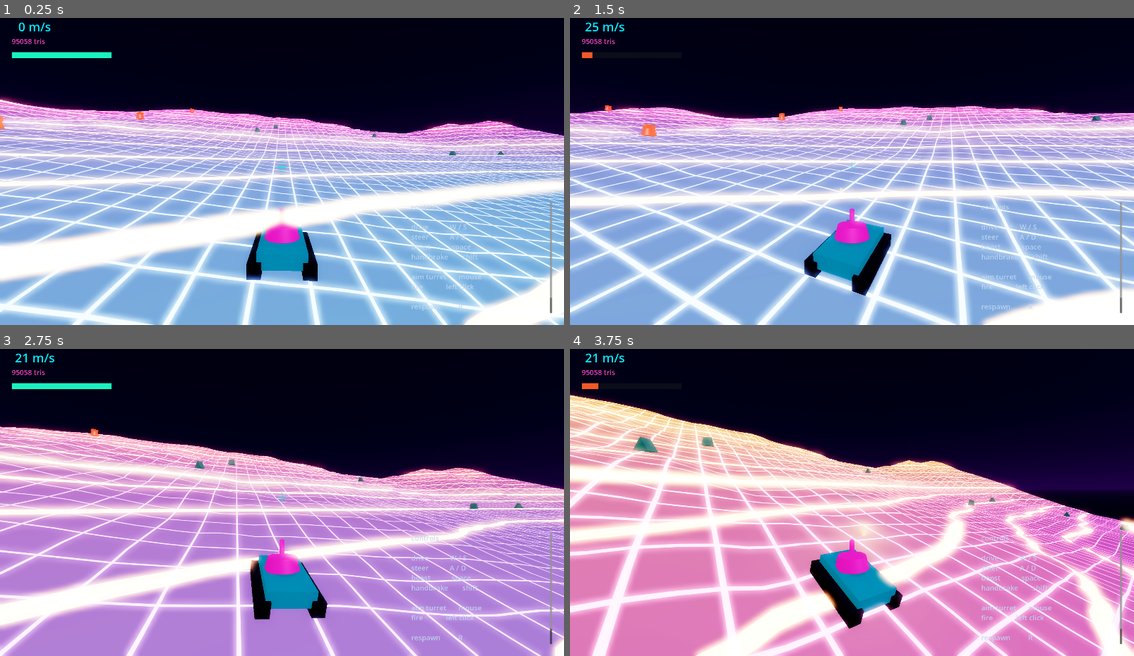
Above: before the commit, frames 1-4 (two rows, left to right).
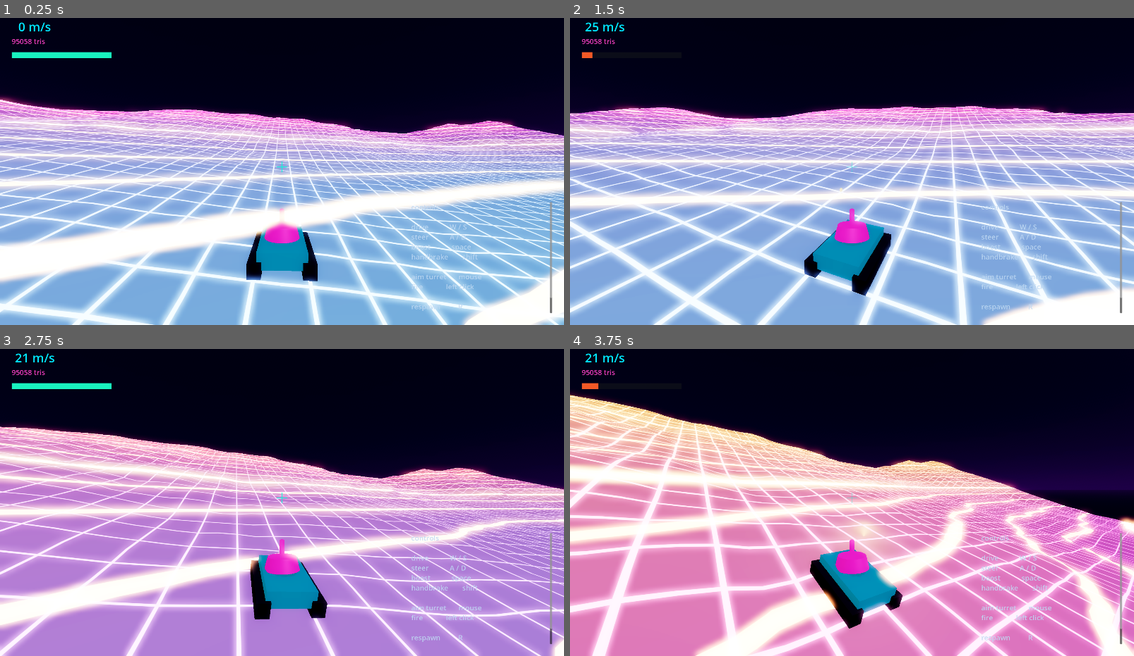
Above: after the commit, the same moments.

Repository: DawoodBhatti/psychedelic-tank-game
Game: Godot game, scene res://main.tscn
Two runs of this game, one before a commit and one after it. Both use one fixed random seed, a clock stepped at 60 frames per second and the inputs below.
Inputs (mouse positions are in pixels of both pictures, inside the frame that each line leads up to):
- Up to frame 1 (0.25 s): no input
- Up to frame 2 (1.5 s): move the mouse to (880, 165) at 0.52 s; hold Space (boost) 0.53-1.28 s; hold W (drive_forward) from 0.53 s (still down); move the mouse to (823, 168) at 1.27 s; click (823, 168) at 1.35 s
- Up to frame 3 (2.75 s): keep holding W (drive_forward); move the mouse to (293, 493) at 2.02 s; hold F (toggle_trip) from 2.03 s (still down)
- Up to frame 4 (3.75 s): keep holding W (drive_forward); move the mouse to (846, 502) at 2.77 s; release F (toggle_trip) at 2.78 s; tap Space (boost) at 2.85 s; move the mouse to (891, 502) at 3.52 s; press the mouse at (891, 502) at 3.53 s

The runs differ from the first frame. In frame 1, 0.1% of the frame differs, in the area x 0-90%, y 29-45%; in frame 2, 0.2%; in frame 3, 0.1%; in frame 4, 0.3%, in the area x 11-100%, y 28-61%.

Commit message:
S2: strip the Wild Metal Country combat scaffolding
Deletion only. Removes the enemy/prop entity scaffolding, the spawn manifest
that placed it, the two collision bits reserved for the cancelled core-retrieval
objective, and the doc rows that scheduled the work.

Gone: entities/enemy_body.gd (+ .uid), guardian_placeholder.tscn,
prop_placeholder.tscn, profiles/guardian_hull.tres; the Group_guardians /
Group_props sub-resources, their two PlacementRules and the two ext_resource
lines they used in levels/valley.tres (load_steps 13 -> 7); PICKUPS and TRIGGERS
from CollisionLayers; and foundation-plan.md's E-H rows, core-retrieval decision,
cores/gate table rows and four objective signals, replaced by a pointer to the
roadmap.

Stays for S4: Damageable, DamageProfile, SkinSlot, Spawner, TerrainAnalysis,
PlacementRule, SpawnGroup. The 5_rule and 6_group ext_resource declarations are
kept unreferenced - Array[SpawnGroup]([]) needs 6_group to resolve its element
type.

Gate met. Unmoved and bit-identical against a baseline taken at HEAD before the
first edit: chunks_total 192, terrain_triangles 95058, craters_carved 0,
explosions_spawned 0, tank_spawn_height -8.57074508368969, trip_active false,
spawn_failures 0, world extents 192.0/192.0, vertical_extent 49.06. Spawn
counters to zero: entities_spawned 17 -> 0, enemies_alive 5 -> 0, enemies_total
5 -> 0, spawn_manifest.size() 2 -> 0, both clearances to the inf sentinel.

The empty manifest is the valley's, not main.gd:181's fallback: level's
resource_path is res://levels/valley.tres, with field/surface_material/
environment all resolving where a default LevelDef has null, and errors=0
proving that branch's push_error never fired.

Tests 1-6 green. check_resources 12 -> 9 checked, 0 failed. No orphan .uid.
Live tank re-measured at layer 2 / mask 9, terrain chunk 1 / 0, and
(layer | mask) & 20 = 0 across live bodies, so the reserved shell bits are
carried by nothing. fps min 118.0 avg 119.7, load 5.104 s headless / 4.34 s
windowed, zero errors and zero warnings. RENDER: PASS, with the frame delta
localized to 6 of 32 swept columns losing the props' emissive teal and the
other 26 pixel-identical.

Also rebuilt .godot/, which was stale after the deletion while tests 1 and 2
passed green over it. Three learnings filed.

Co-Authored-By: Claude Opus 5 <noreply@anthropic.com>

Diff:
--- a/entities/CollisionLayers.gd
+++ b/entities/CollisionLayers.gd
@@ -29,12 +29,13 @@
 # THE WINDOW BEFORE _ready() IS REAL BUT NOT OBSERVABLE, and this was checked
 # rather than assumed. Assigning in _ready() means a body carries Godot's
 # default layer 1 from the moment it is constructed until its _ready() runs, so
-# in principle a physics query in that gap would see a guardian on the terrain
-# layer. It cannot happen here: Tank._ready() runs before LevelRunner._ready(),
-# a guardian's EnemyBody._ready() runs synchronously inside the add_child() that
-# creates it, and no physics step occurs anywhere in between. The same argument
-# covers Spawner._place(), which add_child()s an entity before setting its
-# global_position and so leaves it at the origin for the rest of that call.
+# in principle a physics query in that gap would see a spawned body on the
+# terrain layer. It cannot happen here: Tank._ready() runs before
+# LevelRunner._ready(), a spawned body's _ready() runs synchronously inside the
+# add_child() that creates it, and no physics step occurs anywhere in between.
+# The same argument covers Spawner._place(), which add_child()s an entity before
+# setting its global_position and so leaves it at the origin for the rest of
+# that call.
 # Anything that later spawns a body DURING gameplay should re-check this rather
 # than inherit the conclusion.
 #
@@ -60,11 +61,3 @@
 
 ## Editor layer 5. RESERVED AND UNUSED, for the same reason as PLAYER_SHELLS.
 const ENEMY_SHELLS := 1 << 4
-
-## Editor layer 6. Power-core pickups (Area3D). Declared here so the numbering
-## is settled; nothing carries it until the cores are built.
-const PICKUPS := 1 << 5
-
-## Editor layer 7. Trigger volumes - the collection gate (Area3D). Declared for
-## the same reason as PICKUPS.
-const TRIGGERS := 1 << 6
--- a/entities/enemy_body.gd
+++ /dev/null
@@ -1,27 +0,0 @@
-extends StaticBody3D
-class_name EnemyBody
-
-# The foundation plan's "Enemy body | layer 4 | masks 1, 2" row, made real.
-#
-# WHAT IT IS. A hull that occupies space, can be shot at and can be driven into.
-# It has hit points because a Damageable hangs off it, and it looks like
-# something because a SkinSlot hangs off it. It has no brain, no sensors and no
-# gun: acquiring and shooting are session F, and a guardian that thinks is not
-# something this session is allowed to build.
-#
-# STATIC ON PURPOSE, FOR NOW. The first guardian archetype in the plan is a
-# fixed turret, which is genuinely static; the hunter that moves is a different
-# archetype and will need a different body. Making this one a CharacterBody3D in
-# advance would be a physics cost paid every frame by something that does not
-# move, in exchange for guessing right about a class that does not exist yet.
-#
-# COLLISION LAYERS ARE SET HERE AND NOWHERE ELSE. See CollisionLayers' header
-# for why the script rather than the .tscn. Masking TERRAIN and PLAYER matches
-# the plan's table: the tank can drive into a guardian, and a guardian sits on
-# the ground. It does NOT mask ENEMIES - guardians do not collide with each
-# other, which keeps a cluster of them on one ridge from shoving itself apart.
-
-
-func _ready() -> void:
-	collision_layer = CollisionLayers.ENEMIES
-	collision_mask = CollisionLayers.TERRAIN | CollisionLayers.PLAYER
--- a/entities/guardian_placeholder.tscn
+++ /dev/null
@@ -1,50 +0,0 @@
-[gd_scene load_steps=9 format=3]
-
-[ext_resource type="Script" path="res://entities/enemy_body.gd" id="1_body"]
-[ext_resource type="Script" path="res://entities/skin_slot.gd" id="2_skin"]
-[ext_resource type="Script" path="res://entities/damageable.gd" id="3_damageable"]
-[ext_resource type="Resource" path="res://entities/profiles/guardian_hull.tres" id="4_profile"]
-
-[sub_resource type="StandardMaterial3D" id="Mat_guardian"]
-albedo_color = Color(0.16, 0.06, 0.07, 1)
-metallic = 0.65
-roughness = 0.4
-emission_enabled = true
-emission = Color(1, 0.25, 0.1, 1)
-emission_energy_multiplier = 1.1
-
-[sub_resource type="CylinderMesh" id="Mesh_base"]
-material = SubResource("Mat_guardian")
-top_radius = 1.1
-bottom_radius = 1.6
-height = 1.8
-
-[sub_resource type="BoxMesh" id="Mesh_head"]
-material = SubResource("Mat_guardian")
-size = Vector3(1.5, 1.0, 2.2)
-
-[sub_resource type="CylinderShape3D" id="Shape_hull"]
-height = 3.0
-radius = 1.6
-
-[node name="GuardianPlaceholder" type="StaticBody3D"]
-script = ExtResource("1_body")
-
-[node name="CollisionShape3D" type="CollisionShape3D" parent="."]
-transform = Transform3D(1, 0, 0, 0, 1, 0, 0, 0, 1, 0, 1.5, 0)
-shape = SubResource("Shape_hull")
-
-[node name="Skin" type="Node3D" parent="."]
-script = ExtResource("2_skin")
-
-[node name="Base" type="MeshInstance3D" parent="Skin"]
-transform = Transform3D(1, 0, 0, 0, 1, 0, 0, 0, 1, 0, 0.9, 0)
-mesh = SubResource("Mesh_base")
-
-[node name="Head" type="MeshInstance3D" parent="Skin"]
-transform = Transform3D(1, 0, 0, 0, 1, 0, 0, 0, 1, 0, 2.3, 0)
-mesh = SubResource("Mesh_head")
-
-[node name="Damageable" type="Node" parent="."]
-script = ExtResource("3_damageable")
-profile = ExtResource("4_profile")
--- a/entities/profiles/guardian_hull.tres
+++ /dev/null
@@ -1,10 +0,0 @@
-[gd_resource type="Resource" script_class="DamageProfile" load_steps=2 format=3]
-
-[ext_resource type="Script" path="res://entities/DamageProfile.gd" id="1_profile"]
-
-[resource]
-script = ExtResource("1_profile")
-max_health = 240.0
-armour = 8.0
-resistance = PackedFloat32Array(1, 0.75, 1.25)
-min_damage_fraction = 0.1
--- a/entities/prop_placeholder.tscn
+++ /dev/null
@@ -1,24 +0,0 @@
-[gd_scene load_steps=4 format=3]
-
-[ext_resource type="Script" path="res://entities/skin_slot.gd" id="1_skin"]
-
-[sub_resource type="StandardMaterial3D" id="Mat_prop"]
-albedo_color = Color(0.1, 0.13, 0.15, 1)
-metallic = 0.25
-roughness = 0.8
-emission_enabled = true
-emission = Color(0.2, 0.9, 0.7, 1)
-emission_energy_multiplier = 0.35
-
-[sub_resource type="PrismMesh" id="Mesh_prop"]
-material = SubResource("Mat_prop")
-size = Vector3(2.4, 2.2, 2.0)
-
-[node name="PropPlaceholder" type="Node3D"]
-
-[node name="Skin" type="Node3D" parent="."]
-script = ExtResource("1_skin")
-
-[node name="Rock" type="MeshInstance3D" parent="Skin"]
-transform = Transform3D(1, 0, 0, 0, 1, 0, 0, 0, 1, 0, 1.1, 0)
-mesh = SubResource("Mesh_prop")
--- a/levels/LevelDef.gd
+++ b/levels/LevelDef.gd
@@ -15,11 +15,14 @@
 # deliberately stays on the Terrain node, because it is a cost/fidelity dial for
 # the renderer rather than a description of this valley.
 #
-# DELIBERATELY NOT HERE YET. Objectives - cores, the gate, win and lose - are
-# named in docs/foundation-plan.md under this resource and are session G. They
-# are absent rather than stubbed, so nothing later has to work around an empty
-# shape guessed before the systems that fill it exist. The spawn manifest below
-# arrived the same way in session D.
+# DELIBERATELY NOT HERE. Objectives - cores, the gate, win and lose - were the
+# Wild Metal Country loop, and S2 cancelled them; nothing schedules them now.
+# docs/roadmap.md is the backlog and the state.
+#
+# The rule that outlives them is the one worth keeping: absent rather than
+# stubbed, so nothing later has to work around an empty shape guessed before the
+# system that fills it exists. The spawn manifest below arrived that way in
+# session D.
 
 ## The world's density field, craters included. Handed to the Terrain node
 ## before it builds, which is why the .tscn no longer carries one: two places
--- a/levels/valley.tres
+++ b/levels/valley.tres
@@ -6,46 +6,6 @@
 [ext_resource type="Environment" path="res://environment/neon_environment.tres" id="4_env"]
 [ext_resource type="Script" path="res://entities/PlacementRule.gd" id="5_rule"]
 [ext_resource type="Script" path="res://entities/SpawnGroup.gd" id="6_group"]
-[ext_resource type="PackedScene" path="res://entities/guardian_placeholder.tscn" id="7_guardian"]
-[ext_resource type="PackedScene" path="res://entities/prop_placeholder.tscn" id="8_prop"]
-
-[sub_resource type="Resource" id="Rule_ridgeline"]
-script = ExtResource("5_rule")
-min_slope_degrees = 0.0
-max_slope_degrees = 25.0
-min_elevation_percentile = 0.65
-max_elevation_percentile = 1.0
-min_openness = 0.7
-max_openness = 1.0
-
-[sub_resource type="Resource" id="Rule_midslope"]
-script = ExtResource("5_rule")
-min_slope_degrees = 5.0
-max_slope_degrees = 18.0
-min_elevation_percentile = 0.1
-max_elevation_percentile = 0.9
-min_openness = 0.0
-max_openness = 0.813
-
-[sub_resource type="Resource" id="Group_guardians"]
-script = ExtResource("6_group")
-id = "guardian"
-scene = ExtResource("7_guardian")
-count = 5
-placement = SubResource("Rule_ridgeline")
-ground_clearance = 0.4
-separation = 28.0
-random_yaw = true
-
-[sub_resource type="Resource" id="Group_props"]
-script = ExtResource("6_group")
-id = "prop"
-scene = ExtResource("8_prop")
-count = 12
-placement = SubResource("Rule_midslope")
-ground_clearance = 0.2
-separation = 9.0
-random_yaw = true
 
 [resource]
 script = ExtResource("1_def")
@@ -54,6 +14,6 @@
 environment = ExtResource("4_env")
 spawn_clearance = 4.0
 trip_fade = 1.2
-spawn_manifest = Array[SpawnGroup]([SubResource("Group_guardians"), SubResource("Group_props")])
+spawn_manifest = Array[SpawnGroup]([])
 spawn_seed = 20260826
 player_keepout = 26.0
Not shown, removed: entities/enemy_body.gd.uid
Not shown: 1 places in levels/valley.tres that only renumber resources
Not shown, added: .claude/learnings/2026-08-30-a-harness-instruction-contradicts-the-tool-rules.md
Not shown, added: .claude/learnings/2026-08-30-a-stale-godot-cache-after-a-deletion-has-no-symptom.md
Not shown, added: .claude/learnings/2026-08-30-harness-eval-cannot-read-a-const-without-an-instance.md
Not shown, changed: docs/foundation-plan.md
Not shown, changed: docs/roadmap.md
